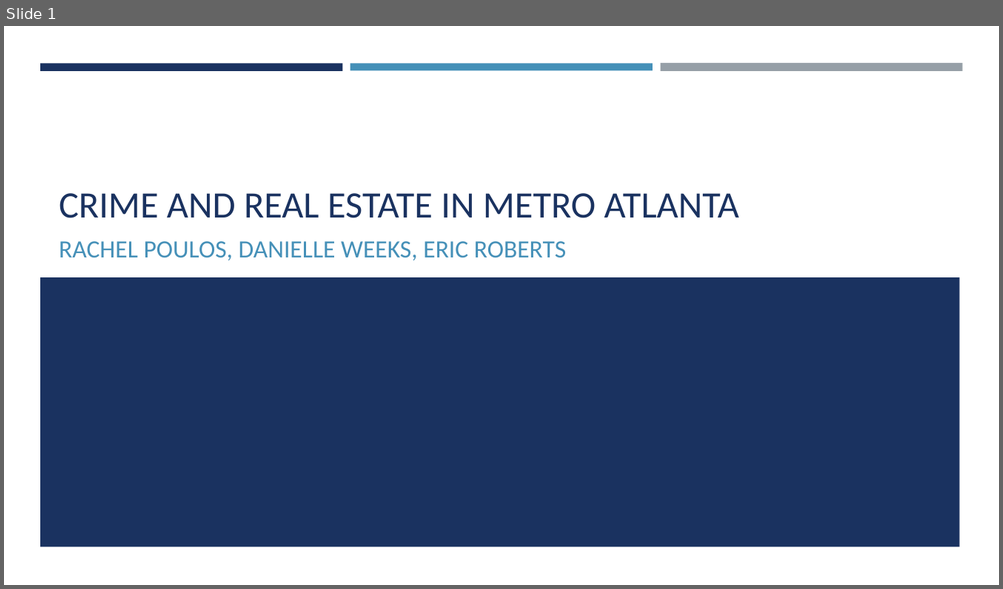
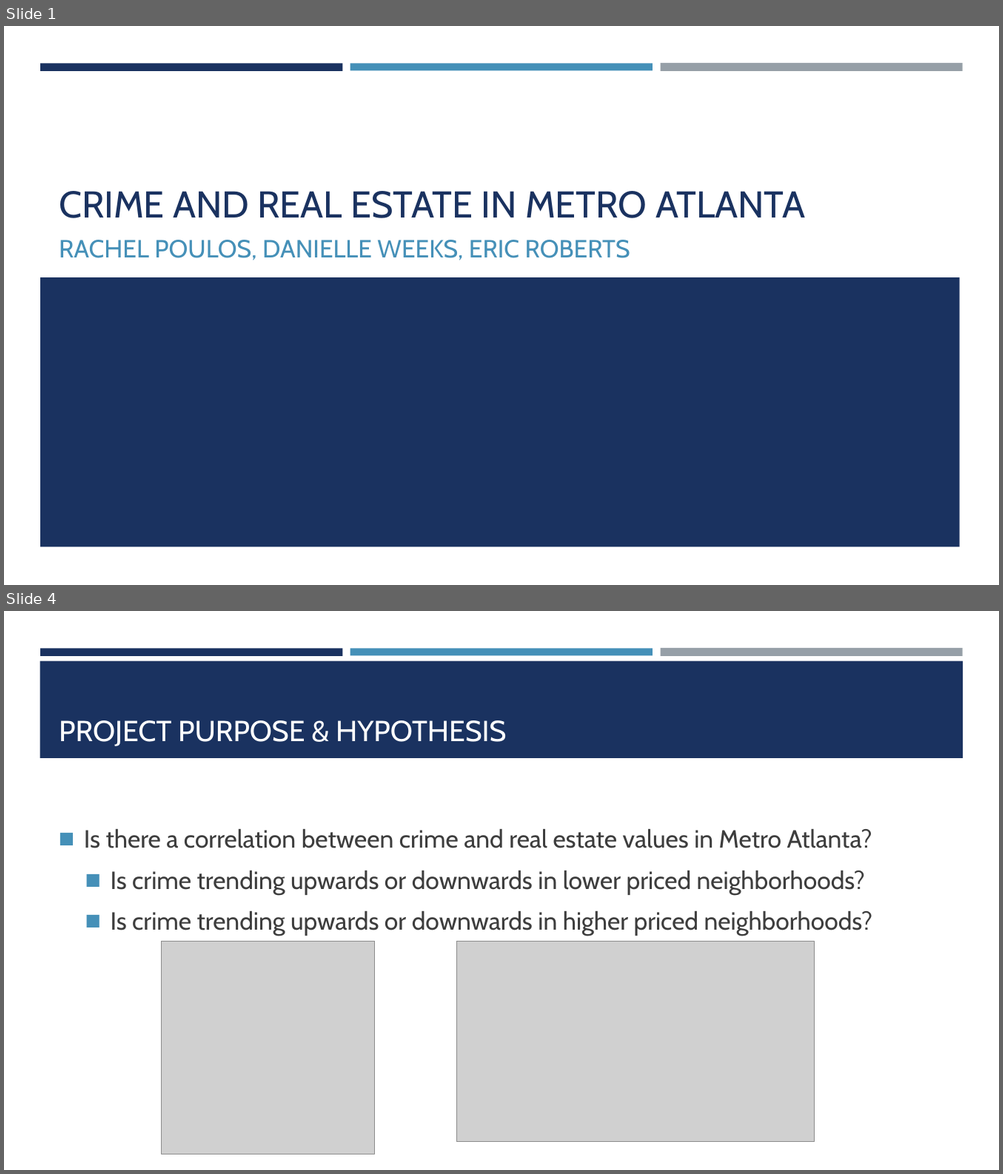
Before and after one commit to dmilestone/project-one, a slide deck: Crime and Real estate in Metro Atlanta.pptx. Shown one above the other, each under a label of ours: slide 1 before the commit, slides 1 and 4 after it; the slides between them are not shown. The pictures are 1003x589 and 1003x1174 pixels, drawn with LibreOffice and Linux fonts; fonts in the diff are those of the drawing; grey boxes stand for pictures. Boxes give left, top, right and bottom in pixels: in the first picture for what was removed or moved away, otherwise in the second. Text is boxed around its words. In the diff, an @@ line names an element or a change of style, - is before the commit and + after.

```diff
--- a/Crime and Real estate in Metro Atlanta.pptx
+++ b/Crime and Real estate in Metro Atlanta.pptx
@@ slide 4 added at bbox=[4, 611, 999, 1170], background #FFFFFF; not listed: 3 template elements that a slide beside it also shows @@
@@ rectangle added at bbox=[40, 661, 963, 758], fill #1A3260 @@
@@ title added at bbox=[59, 721, 506, 746], 28 pt, text #FFFFFF @@
+PROJECT PURPOSE & HYPOTHESIS
@@ text added at bbox=[84, 829, 872, 936], 24 pt, text #3D3D3D @@
+◼ Is there a correlation between crime and real estate values in Metro Atlanta?
+  ◼ Is crime trending upwards or downwards in lower priced neighborhoods?
+  ◼ Is crime trending upwards or downwards in higher priced neighborhoods?
@@ picture added at bbox=[162, 942, 375, 1155] @@
@@ picture added at bbox=[457, 942, 814, 1142] @@
@@ slide 1 changed as well @@
@@ title "CRIME AND REAL ESTATE IN ..." at bbox=[59, 191, 805, 218]: font Calibri to Cabin @@
@@ subtitle "RACHEL POULOS, DANIELLE WEEKS, ERIC ..." at bbox=[59, 240, 630, 261]: font Calibri to Cabin; less space between paragraphs @@
```
Also in this commit, not shown: 3 other slides changed, 12 other slides added, 1 slide removed, 1 other file.
